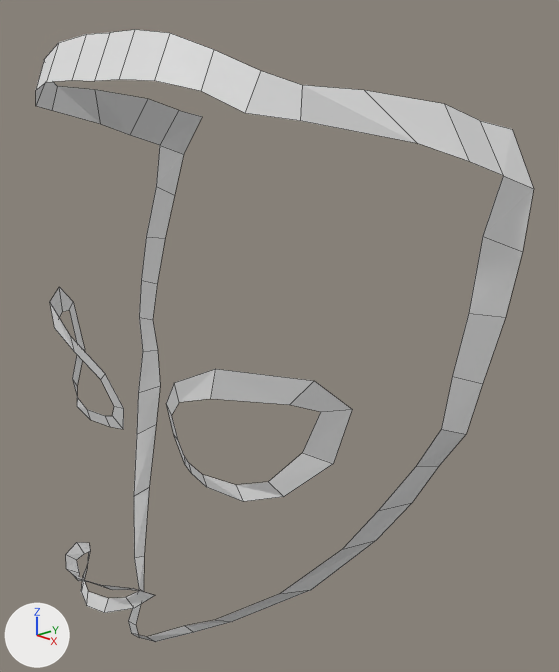
Before and after pictures for a commit that changed the Blender file anime_character_miabel.blend.
Camera for both pictures: a camera (50 mm lens) standing at (0.269, -0.272, 1.862) and looking at (0.021, -0.041, 1.754). Lighting does not change. The marker at lower left points along +X, +Y and +Z. Mesh edges are drawn as thin lines.
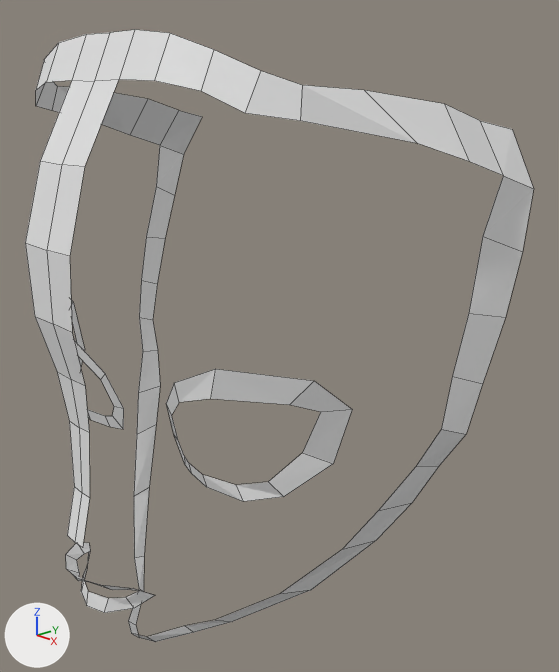
Commit message: Started creating the initial faces of the front of Miabel's face.

The change, as a list of edits to the scene's bpy script:
```text
Change me_plane:
    where me_plane.from_pydata(...)  # 84 vertices, 40 faces; spans x 0.0..0.115, y -0.143..0.012, z 1.615..1.882
    used by ob_plane; location = (0.0, 0.0, 0.0)
    verts and faces of me_plane; kept vertices keep their numbers, new ones are numbered from 84
    before: 65 (0.017, -0.115, 1.865) at pixel (118, 79), 67 (0.0, -0.115, 1.865) at pixel (94, 81)
    me_plane part 1
    add verts[84] = (0.017, -0.131, 1.836)  # pixel (84, 166)
    add verts[85] = (0.0, -0.131, 1.836)  # pixel (61, 164)
    add verts[86] = (0.018, -0.14, 1.805)  # pixel (69, 256)
    add verts[87] = (0.0, -0.14, 1.805)  # pixel (46, 250)
    add verts[88] = (0.015, -0.14, 1.776)  # pixel (72, 332)
    add verts[89] = (0.0, -0.14, 1.776)  # pixel (52, 323)
    add verts[90] = (0.011, -0.135, 1.752)  # pixel (85, 386)
    add verts[91] = (0.0, -0.135, 1.752)  # pixel (70, 379)
    add verts[92] = (0.008, -0.133, 1.731)  # pixel (89, 432)
    add verts[93] = (0.0, -0.133, 1.73)  # pixel (79, 427)
    add verts[94] = (0.007, -0.134, 1.701)  # pixel (89, 497)
    add verts[95] = (0.0, -0.134, 1.701)  # pixel (81, 492)
    add verts[96] = (0.007, -0.14, 1.679)  # pixel (82, 547)
    add verts[97] = (0.0, -0.14, 1.679)  # pixel (74, 542)
    add faces += [(65, 67, 85, 84), (84, 85, 87, 86), (86, 87, 89, 88), (88, 89, 91, 90), (90, 91, 93, 92), (92, 93, 95, 94)]
    add faces += [(94, 95, 97, 96)]
```

Boxes [x1, y1, x2, y2] around the edits, measured in the pictures (559 x 672 px):
'Plane', reshaped
    before: [36, 30, 534, 642]
    after: [25, 30, 534, 642]
part 1 of me_plane, added
    after: [25, 80, 118, 548]
